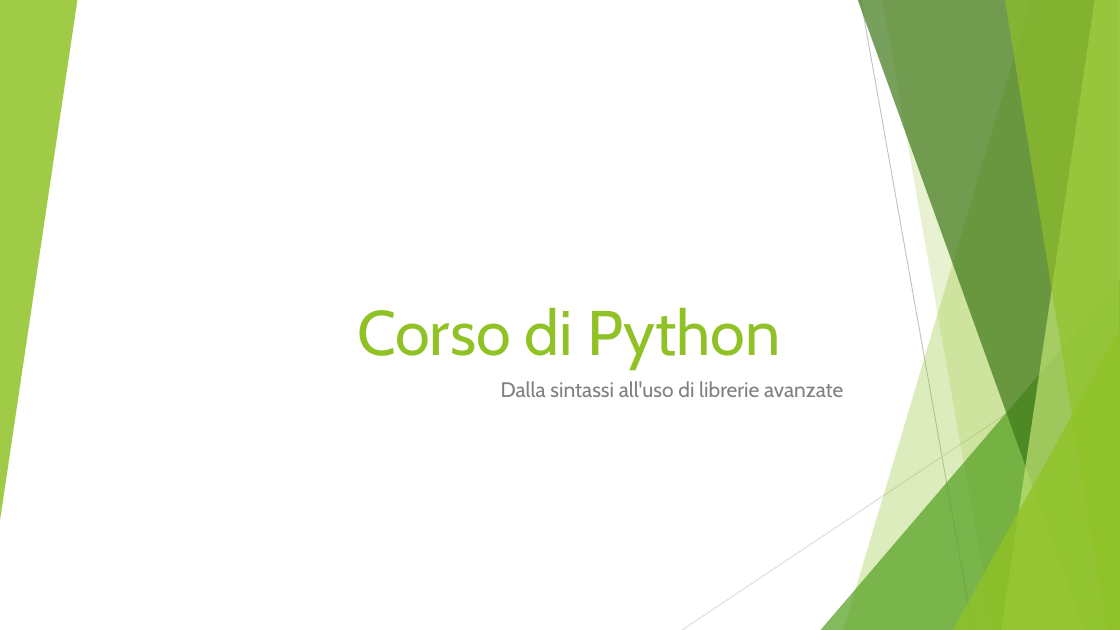
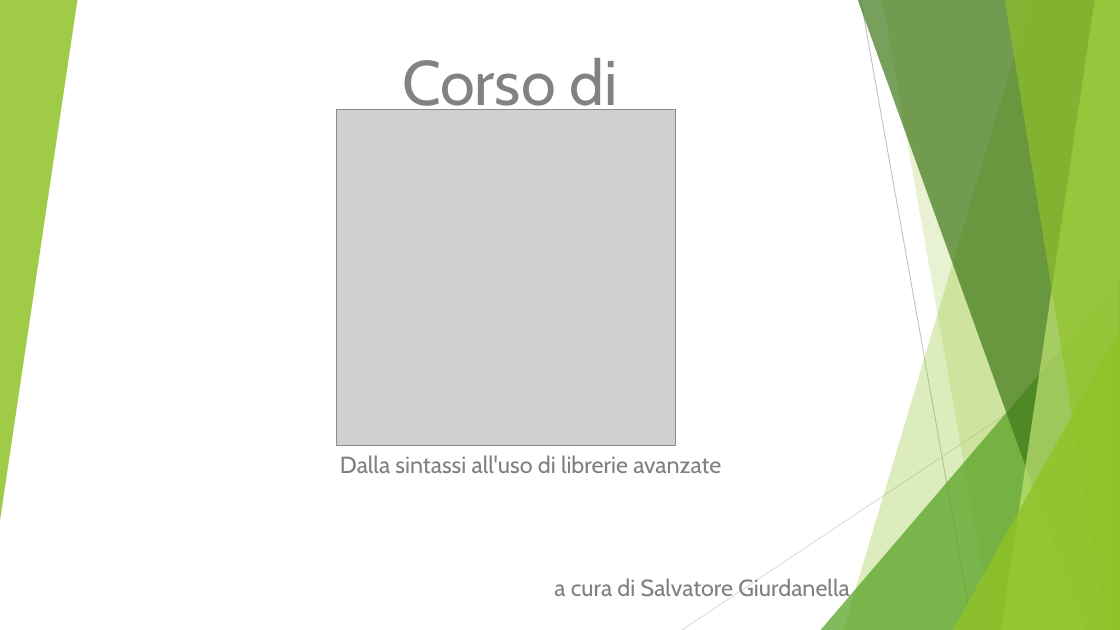
Before and after one commit to giukix/CorsoPython, a slide deck: slide 1 of doc/Corso di Python.pptx. Drawn at 1120x630 pixels with LibreOffice and Linux fonts; fonts in the diff are those of the drawing; grey boxes stand for pictures. Boxes give left, top, right and bottom in pixels: in the first picture for what was removed or moved away, otherwise in the second. Text is boxed around its words. In the diff, an @@ line names an element or a change of style, - is before the commit and + after.

```diff
--- a/doc/Corso di Python.pptx
+++ b/doc/Corso di Python.pptx
@@ title at [402, 58, 618, 119]: text changed; text colour #90C226 to #828282 @@
-Corso di Python
+Corso di
@@ picture added at [336, 109, 676, 445] @@
@@ subtitle "Dalla sintassi all'uso di librerie ...": place and size @@
-subtitle "Dalla sintassi all'uso di librerie ..." at [501, 381, 843, 397]
+subtitle "Dalla sintassi all'uso di librerie ..." at [340, 455, 721, 473]
@@ subtitle "Dalla sintassi all'uso di librerie ..." at [340, 455, 721, 473]: size 18 to 20 pt @@
@@ text added at [554, 578, 849, 602], 20 pt, text #808080 @@
+a cura di Salvatore Giurdanella
```
Also in this commit, not shown: 10 other slides changed, 14 slides added, 2 slides removed, 3 other files.
